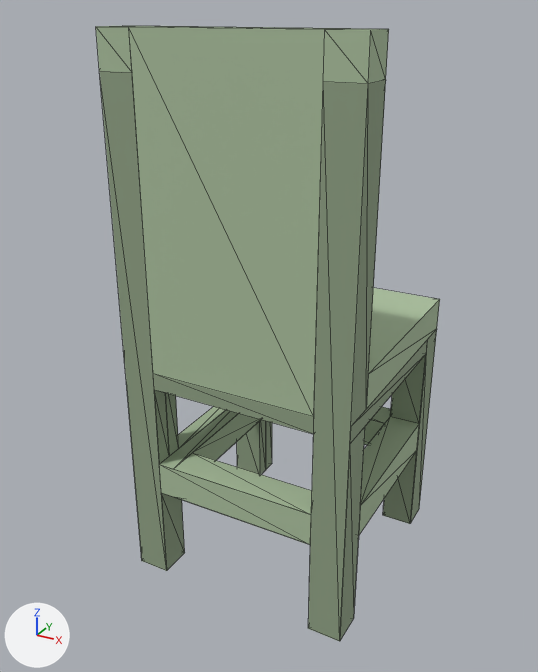
Renders of the glTF model assets/interiores/silla_01.glb from each side of a commit.
Rendered twice from a camera (50 mm lens) standing at (1.84, -3.13, 2.34) and looking at (0.3, -0.32, 0.94). The axes (+X, +Y, +Z) are drawn at lower left. The lights are the same throughout. The picture after the commit comes second. Mesh edges are drawn as thin lines. Vertices at exactly the same position are counted once.

The older version as bpy lines, for what is in view:
```python
me_silla = bpy.data.meshes.new('silla')
me_silla.from_pydata(...)  # 127 vertices, 178 faces; spans x 0.0..1.0, y -1.0..0.0, z 0.0..2.29
me_silla.materials.append(mat_vertexcolor)
ob_silla = bpy.data.objects.new('silla', me_silla)
ob_silla.location = (0.0, 0.0, 0.0)
```
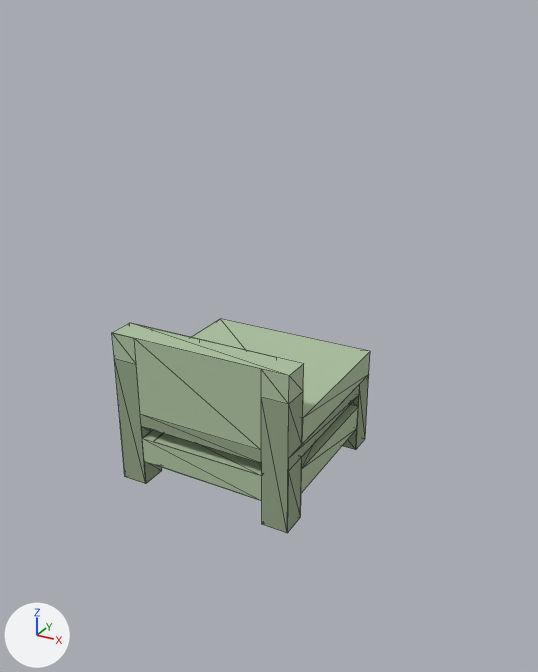
Changed parts and their boxes [x1, y1, x2, y2] in the pictures (538 x 672 px; the box of a moved part takes in the faces that stretch with it):
'silla', reshaped (25% narrower, 65% shorter): before [96, 26, 440, 641]; after [112, 319, 370, 533]
part 1 of me_silla, moved or reshaped: before [96, 26, 389, 426]; after [112, 323, 304, 458]
part 2 of me_silla, moved or reshaped: before [153, 288, 440, 444]; after [140, 319, 370, 471]
part 3 of me_silla, moved or reshaped: before [154, 355, 426, 545]; after [141, 396, 359, 501]
part 4 of me_silla, moved or reshaped: before [99, 71, 437, 641]; after [114, 359, 369, 533]

The change, as a list of edits to the scene's bpy script:
```text
Change me_silla:
    used by ob_silla; location = (0.0, 0.0, 0.0)
    remove me_silla.from_pydata(...)  # 127 vertices, 178 faces; spans x 0.0..1.0, y -1.0..0.0, z 0.0..2.29
    add me_silla.from_pydata(...)  # 127 vertices, 178 faces; spans x -0.5..0.5, y -0.5..0.5, z 0.0..0.86
    me_silla part 1: all 20 vertices in x 0.0..1.0, y -1.0..-0.86, z 2.14..2.29 are moved by (-0.5, 0.5, -1.43)
    me_silla part 2: all 51 vertices in x 0.0..1.0, y -1.0..0.0, z 0.93..1.14 are moved by (-0.5, 0.5, -0.57)
    me_silla part 3: all 38 vertices in x 0.0..1.0, y -1.0..-0.07, z 0.43..0.57 are moved by (-0.5, 0.5, -0.29)
    me_silla part 4: all 18 vertices in x 0.0..1.0, y -1.0..0.0, z 0.0 are moved by (-0.5, 0.5, 0.0)
```
